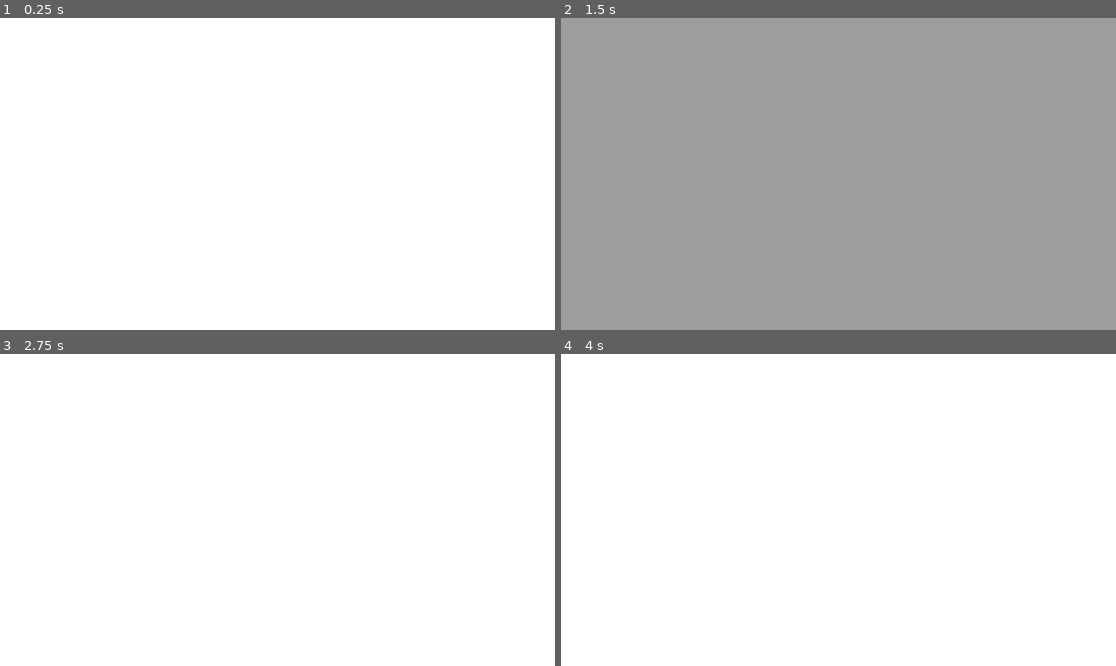
Above: before the commit, frames 1-4 (two rows, left to right).
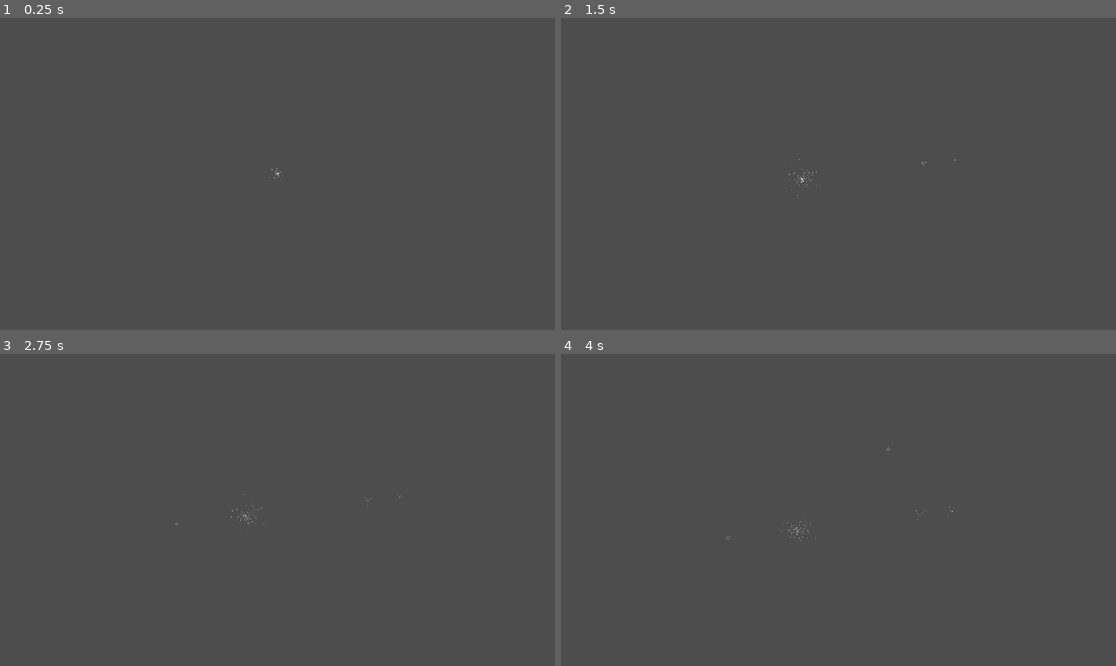
Above: after the commit, the same moments.

Repository: Rac0lW/DashSpirit
Game: Godot game, scene res://main.tscn
Two runs of this game, one before a commit and one after it. Both use one fixed random seed, a clock stepped at 60 frames per second and the inputs below. Before the commit the project starts from res://UI.tscn.
Inputs (mouse positions are in pixels of both pictures, inside the frame that each line leads up to; where the layout moved, square brackets give the same spot in the first picture):
- Up to frame 1 (0.25 s): no input
- Up to frame 2 (1.5 s): move the mouse to (960, 158) at 0.52 s; hold A (ShowPanel) 0.53-1.25 s; click (927, 139) [938, 136] at 1.25 s
- Up to frame 3 (2.75 s): move the mouse to (166, 525) at 2.02 s; tap A (ShowPanel) at 2.1 s
- Up to frame 4 (4 s): move the mouse to (894, 441) at 2.77 s; hold A (ShowPanel) 2.78-3.5 s; click (888, 425) [894, 419] at 3.5 s

The runs differ from the first frame. In frame 1, 100% of the frame differs, in the area x 0-100%, y 0-100%; in frame 2, 100%; in frame 3, 100%; in frame 4, 100%.

Commit message:
[Core]Added the player

Diff:
--- a/UI.tscn
+++ b/UI.tscn
@@ -51,6 +51,7 @@
 script = ExtResource("1_b3bc3")
 
 [node name="TestRect" type="ColorRect" parent="."]
+visible = false
 layout_mode = 1
 anchors_preset = 15
 anchor_right = 1.0
--- /dev/null
+++ b/main.tscn
@@ -0,0 +1,35 @@
+[gd_scene load_steps=5 format=3 uid="uid://bdac8s7vaqfav"]
+
+[ext_resource type="Script" uid="uid://fdcsrkrjthf3" path="res://player.gd" id="1_ig7tw"]
+[ext_resource type="PackedScene" uid="uid://b24mjrscpohoc" path="res://UI.tscn" id="2_0xm2m"]
+
+[sub_resource type="ParticleProcessMaterial" id="ParticleProcessMaterial_7dm0k"]
+particle_flag_disable_z = true
+angle_min = 1.0728835e-05
+angle_max = 360.00003
+spread = 180.0
+initial_velocity_max = 100.0
+gravity = Vector3(0, 0, 0)
+
+[sub_resource type="CircleShape2D" id="CircleShape2D_0xm2m"]
+radius = 8.0
+
+[node name="Node2D" type="Node2D"]
+
+[node name="RigidBody2D" type="RigidBody2D" parent="."]
+
+[node name="Player" type="Sprite2D" parent="RigidBody2D"]
+script = ExtResource("1_ig7tw")
+
+[node name="GPUParticles2D" type="GPUParticles2D" parent="RigidBody2D/Player"]
+amount = 100
+lifetime = 0.5
+process_material = SubResource("ParticleProcessMaterial_7dm0k")
+
+[node name="Camera2D" type="Camera2D" parent="RigidBody2D/Player"]
+position_smoothing_enabled = true
+
+[node name="CollisionShape2D" type="CollisionShape2D" parent="RigidBody2D"]
+shape = SubResource("CircleShape2D_0xm2m")
+
+[node name="UI" parent="." instance=ExtResource("2_0xm2m")]
--- /dev/null
+++ b/player.gd
@@ -0,0 +1,11 @@
+extends Sprite2D
+
+
+# Called when the node enters the scene tree for the first time.
+func _ready() -> void:
+	pass # Replace with function body.
+
+
+# Called every frame. 'delta' is the elapsed time since the previous frame.
+func _process(delta: float) -> void:
+	self.global_position = get_global_mouse_position()
--- a/project.godot
+++ b/project.godot
@@ -11,7 +11,7 @@
 [application]
 
 config/name="DashSpirit"
-run/main_scene="uid://b24mjrscpohoc"
+run/main_scene="uid://bdac8s7vaqfav"
 config/features=PackedStringArray("4.5", "Forward Plus")
 config/icon="res://icon.svg"
 
--- a/ui.gd
+++ b/ui.gd
@@ -22,6 +22,7 @@
 		animation_player.play("start")
 		panel.global_position = get_global_mouse_position() - Vector2(panel.size.x / 2.0, panel.size.y / 2.0)
 		panel.visible = true
+		Engine.time_scale = 0.03
 
 
 	if event.is_action_released("ShowPanel"):
@@ -31,3 +32,4 @@
 		if global.current_select_button == null:
 			return
 		global.current_select_button.pressed.emit()
+		Engine.time_scale = 1.0
Not shown, added: player.gd.uid
